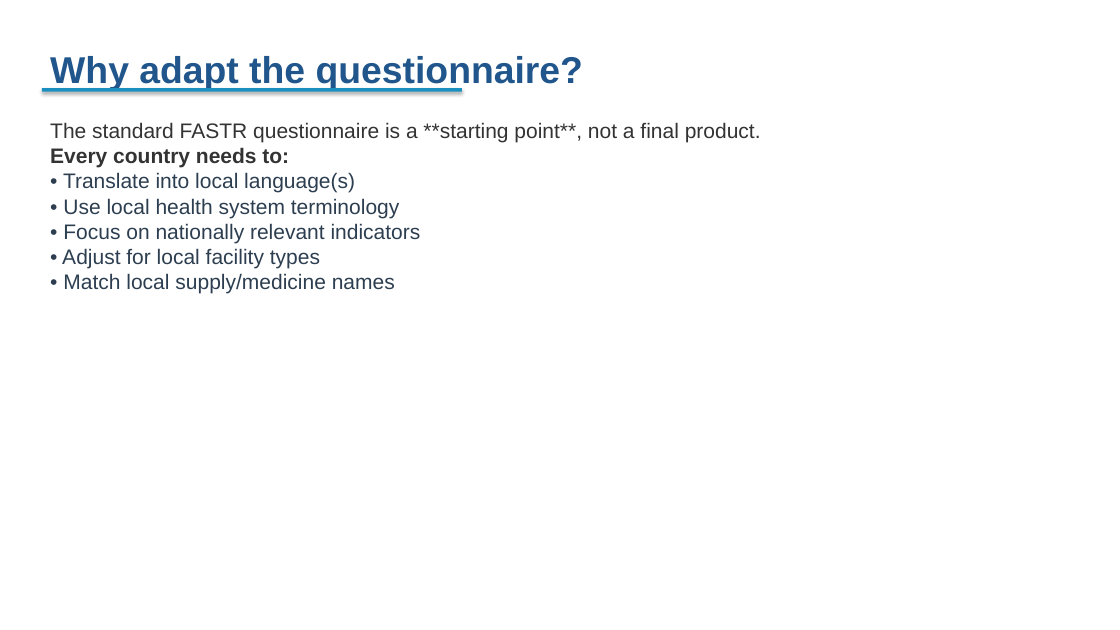
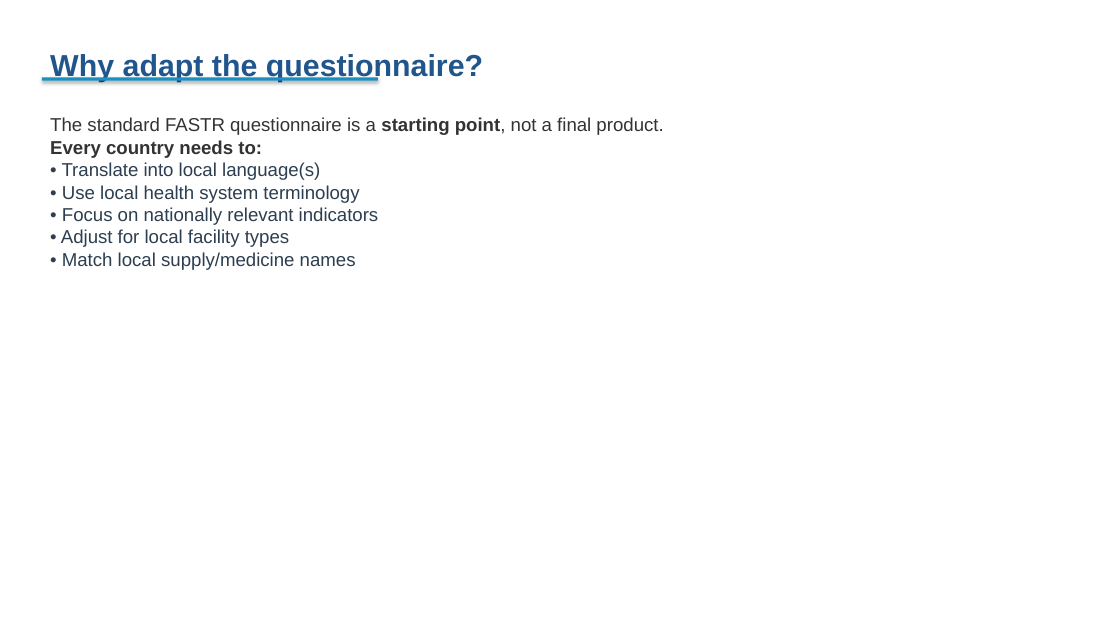
Before and after one commit to angelicalohdz/fastr-resource-hub, a slide deck: slide 88 of outputs/2026-zambia_deck.pptx (slide 57 before the commit). Drawn at 1120x630 pixels with LibreOffice and Linux fonts; fonts in the diff are those of the drawing. Boxes give left, top, right and bottom in pixels: in the first picture for what was removed or moved away, otherwise in the second. Text is boxed around its words. In the diff, an @@ line names an element or a change of style, - is before the commit and + after.

```diff
--- a/outputs/2026-zambia_deck.pptx
+++ b/outputs/2026-zambia_deck.pptx
@@ text "Why adapt the questionnaire?" at [50, 52, 483, 82]: size 32 to 26 pt @@
@@ rectangle: place and size @@
-rectangle at [42, 88, 462, 92]
+rectangle at [42, 77, 378, 81]
@@ text at [50, 117, 663, 135]: text changed; size 18 to 16 pt @@
-The standard FASTR questionnaire is a **starting point**, not a final product.
+The standard FASTR questionnaire is a starting point, not a final product.
@@ text at [50, 140, 379, 270]: size 18 to 16 pt in "Every country needs to:", "• Translate into local language(s)", "• Use local health system terminology", "• Focus on nationally relevant indicators" and 2 more places @@
```
Also in this commit, not shown: 69 other slides changed, 40 slides added, 8 slides removed, 34 other files.
